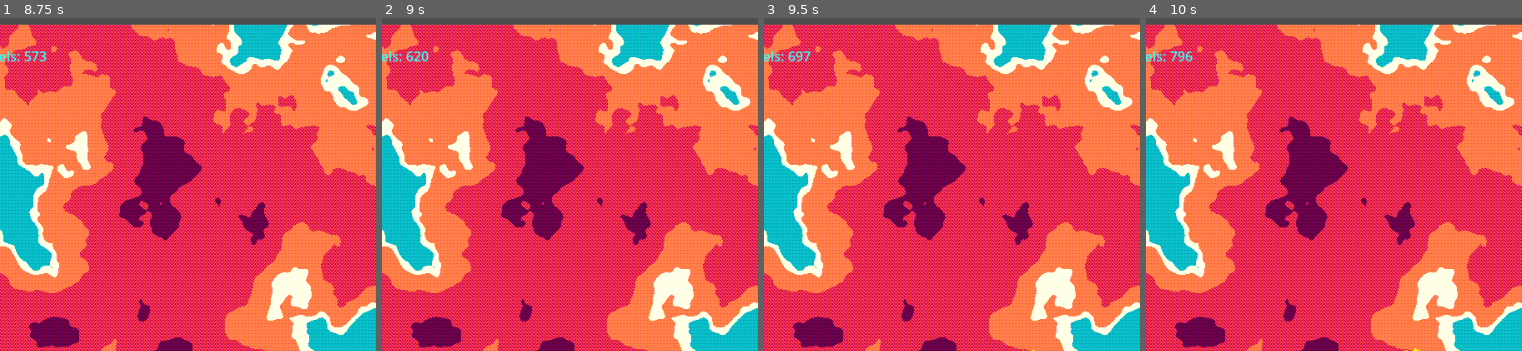
Above: before the commit, frames 1-4 (left to right).
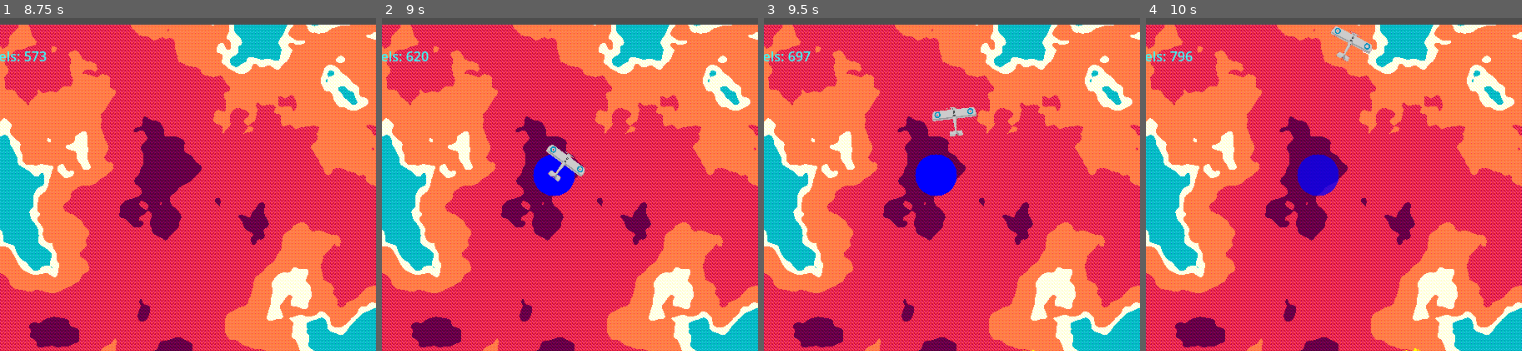
Above: after the commit, the same moments.

Repository: Levartar/2025-Brackeys-Game-Jam
Game: Godot game, scene res://scenes/game.tscn
Two runs of this game, one before a commit and one after it. Both use one fixed random seed, a clock stepped at 60 frames per second and the inputs below.
Inputs (mouse positions are % of the whole screen's width and height, from its top left):
- Up to frame 1 (8.75 s): click "Restart" at 0.5 s; click "Restart" at 1.25 s; click "Restart" at 2 s; click (94, 12) at 2.75 s; click (94, 12) at 3.5 s; click (94, 12) at 4.25 s; click "Copy Seed" at 5 s; click (94, 26) at 5.75 s; click (94, 38) at 6.5 s; click (94, 52) at 7.25 s; tap Enter at 8 s; hold D (right) from 8.03 s (still down); hold Shift (boost_plane, bound only after the commit) from 8.03 s (still down)
- Up to frame 2 (9 s): tap R (reset_plane, bound only after the commit) at 8.75 s; release D (right) at 8.78 s; release Shift (boost_plane, bound only after the commit) at 8.78 s; hold A (left) from 8.78 s (still down); tap Space (deploy) at 8.85 s
- Up to frame 3 (9.5 s): keep holding A (left); tap Shift (boost_plane, bound only after the commit) at 9.05 s
- Up to frame 4 (10 s): release A (left) at 9.53 s; hold D (right) from 9.53 s (still down); hold Shift (boost_plane, bound only after the commit) from 9.53 s (still down)
The pictures show only the part of the screen within x 10-60%, y 5-55%; the shares and areas given below are measured in that part.

Frame 1 is identical in both runs. In frame 2, 1.4% of the frame differs, in the area x 40-54%, y 37-54%; in frame 3, 1.6%, in the area x 40-57%, y 26-54%; in frame 4, 1.6%.

Commit message:
implemented testing controls

Diff:
--- a/project.godot
+++ b/project.godot
@@ -45,6 +45,16 @@
 "events": [Object(InputEventKey,"resource_local_to_scene":false,"resource_name":"","device":-1,"window_id":0,"alt_press …(191 unchanged characters)…
 ]
 }
+reset_plane={
+"deadzone": 0.2,
+"events": [Object(InputEventKey,"resource_local_to_scene":false,"resource_name":"","device":-1,"window_id":0,"alt_pressed":false,"shift_pressed":false,"ctrl_pressed":false,"meta_pressed":false,"pressed":false,"keycode":0,"physical_keycode":82,"key_label":0,"unicode":114,"location":0,"echo":false,"script":null)
+]
+}
+boost_plane={
+"deadzone": 0.2,
+"events": [Object(InputEventKey,"resource_local_to_scene":false,"resource_name":"","device":-1,"window_id":0,"alt_pressed":false,"shift_pressed":false,"ctrl_pressed":false,"meta_pressed":false,"pressed":false,"keycode":0,"physical_keycode":4194325,"key_label":0,"unicode":0,"location":0,"echo":false,"script":null)
+]
+}
 
 [rendering]
 
--- a/scripts/plane.gd
+++ b/scripts/plane.gd
@@ -6,6 +6,7 @@
 @export var speed: int = 400
 @export var rotation_speed: float = 1.5
 @export var cooldown_values = {"Standard": 1.5, "Bomber": 1.5}
+@export var is_test: bool = false # TODO: make sure is set to false in godot before release
 
 var rotation_direction: float = 0
 var deploying: bool = false
@@ -19,10 +20,15 @@
 var current_cool_down: float = 0.0
 var deployed_after_cooldown: bool = false
 
+# testing vars
+var initial_position: Vector2
+var speed_mod: float = 1
+
 func _ready() -> void:
   if type == PlaneType.Standard: cooldown = cooldown_values["Standard"]
   elif type == PlaneType.Bomber: cooldown = cooldown_values["Bomber"]
   current_cool_down = cooldown
+  initial_position = position
 
 func _process(delta: float) -> void:
   if cooling_down:
@@ -51,9 +57,17 @@
 
 func _physics_process(delta):
   rotation_direction = Input.get_axis("left", "right")
-  velocity = transform.y * -1 * speed
+  velocity = transform.y * -1 * speed * speed_mod
   rotation += rotation_direction * rotation_speed * delta
   move_and_slide()
+  # testing controls
+  if is_test:
+    if Input.is_action_just_pressed("reset_plane"):
+      position = initial_position
+    if Input.is_action_pressed("boost_plane") and speed_mod == 1.0:
+      speed_mod = 2.0
+    elif !Input.is_action_pressed("boost_plane") and speed_mod == 2.0:
+      speed_mod = 1.0; print("reset speed_mod")
 
 func activate_cooldown() -> void:
   cooling_down = true
